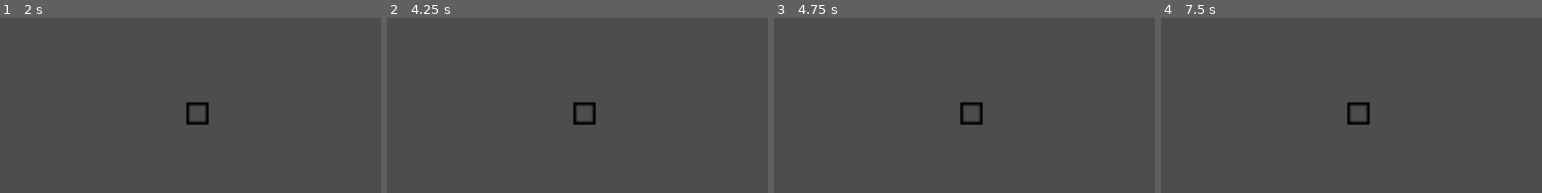
Above: before the commit, frames 1-4 (left to right).
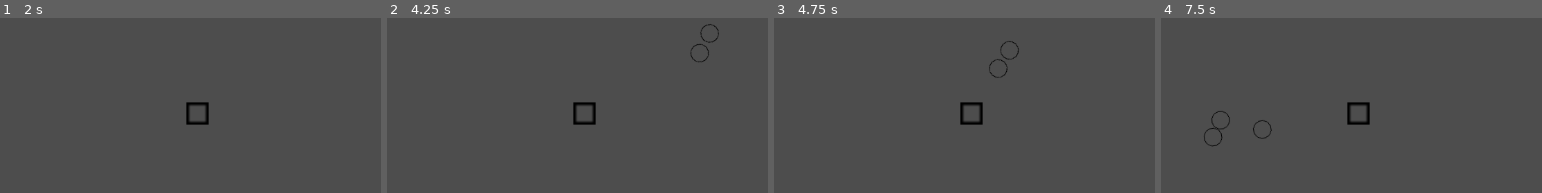
Above: after the commit, the same moments.

Repository: ROKAMETISM/Composition-Based-Practice-1
Game: Godot game, scene res://Scenes/level.tscn
The game is run twice, just before and just after one commit, with the same random seed, the same clock (stepped at 60 frames per second) and the same inputs.
Inputs:
- Up to frame 1 (2 s): tap Enter at 0.5 s; hold W (move_up) from 0.53 s (still down); tap Space at 1.25 s
- Up to frame 2 (4.25 s): tap Enter at 2 s; release W (move_up) at 2.03 s; hold A (move_left) 2.03-3.53 s; hold S (move_down) from 3.53 s (still down)
- Up to frame 3 (4.75 s): release S (move_down) at 4.28 s; hold D (move_right) from 4.28 s (still down)
- Up to frame 4 (7.5 s): tap Space at 5 s; release D (move_right) at 5.03 s; hold W (move_up) 5.03-5.78 s; tap Enter at 5.75 s; hold D (move_right) from 5.78 s (still down)

Frame 1 is identical in both runs. In frame 2, 0.2% of the frame differs, in the area x 79-88%, y 3-26%; in frame 3, 0.2%; in frame 4, 0.3%, in the area x 11-30%, y 53-74%.

Commit message:
Implement Spawning for EnemySlow

Diff:
--- a/Scenes/EnemySpawner.tscn
+++ b/Scenes/EnemySpawner.tscn
@@ -1,6 +1,10 @@
-[gd_scene load_steps=2 format=3 uid="uid://c2f3glw866kio"]
+[gd_scene load_steps=3 format=3 uid="uid://c2f3glw866kio"]
 
 [ext_resource type="Script" uid="uid://chqxuv3p013p4" path="res://Scripts/enemy_spawner.gd" id="1_4b1db"]
+[ext_resource type="Script" uid="uid://dewd7hvjja2j7" path="res://Scripts/enemy_spawndata.gd" id="2_4l853"]
 
 [node name="EnemySpawner" type="Node2D"]
 script = ExtResource("1_4b1db")
+
+[node name="EnemySpawndata" type="Node" parent="."]
+script = ExtResource("2_4l853")
--- a/Scenes/level.tscn
+++ b/Scenes/level.tscn
@@ -1,9 +1,12 @@
-[gd_scene load_steps=3 format=3 uid="uid://bejba3b2jdo48"]
+[gd_scene load_steps=4 format=3 uid="uid://bejba3b2jdo48"]
 
 [ext_resource type="Script" uid="uid://beaeffknx87a5" path="res://Scripts/level.gd" id="1_k5f4k"]
 [ext_resource type="PackedScene" uid="uid://cy1yu6rrvbapd" path="res://Scenes/player.tscn" id="2_6phgx"]
+[ext_resource type="PackedScene" uid="uid://c2f3glw866kio" path="res://Scenes/EnemySpawner.tscn" id="3_6phgx"]
 
 [node name="Level" type="Node2D"]
 script = ExtResource("1_k5f4k")
 
 [node name="Player" parent="." instance=ExtResource("2_6phgx")]
+
+[node name="EnemySpawner" parent="." instance=ExtResource("3_6phgx")]
--- a/Scripts/enemy.gd
+++ b/Scripts/enemy.gd
@@ -3,7 +3,6 @@
 @export var enemy_initial_hp := 100
 @export var enemy_max_hp := enemy_initial_hp
 @export var enemy_current_hp := enemy_max_hp
-@export var spawn_interval := 2.0
 var player
 
 func _ready() -> void:
--- /dev/null
+++ b/Scripts/enemy_spawndata.gd
@@ -0,0 +1,9 @@
+extends Node
+
+var enemy_spawn_intervals : Dictionary
+
+func _ready() -> void:
+	enemy_spawn_intervals[preload("res://Scenes/enemy_slow.tscn")] = 2.0
+
+func get_spawn_interval(enemy_type) -> float:
+	return enemy_spawn_intervals[enemy_type]
--- a/Scripts/enemy_spawner.gd
+++ b/Scripts/enemy_spawner.gd
@@ -9,15 +9,17 @@
 func init_timers() -> void:
 	for enemy_type in enemies:
 		var timer = Timer.new()
-		timer.wait_time = enemy_type.spawn_interval
+		timer.wait_time = $EnemySpawndata.get_spawn_interval(enemy_type)
+		timer.connect("timeout", _on_timer_timeout.bind(enemy_type))
 		add_child(timer)
 		enemy_timers.append(timer)
 		timer.start()
 
-func _on_timer_timeout(enemy_type_index) -> void:
-	var enemy = enemies[enemy_type_index].instantiate()
+
+func _on_timer_timeout(enemy_type) -> void:
+	var enemy = enemy_type.instantiate()
 	var player_pos = player.global_position
 	var rand_vec = Vector2(randi_range(100, 200), 0).rotated(randf_range(0, 2*PI))
+	enemy.player = player
 	enemy.global_position = player_pos + rand_vec
 	get_parent().add_child(enemy)
-	enemy.visualize()
--- a/Scripts/level.gd
+++ b/Scripts/level.gd
@@ -4,3 +4,6 @@
 
 func _ready() -> void:
 	player.global_position = get_viewport().size/2
+	$EnemySpawner.player = player
+	$EnemySpawner.enemies.append(preload("res://Scenes/enemy_slow.tscn"))
+	$EnemySpawner.init_timers()
Not shown, added: Scripts/enemy_spawndata.gd.uid
